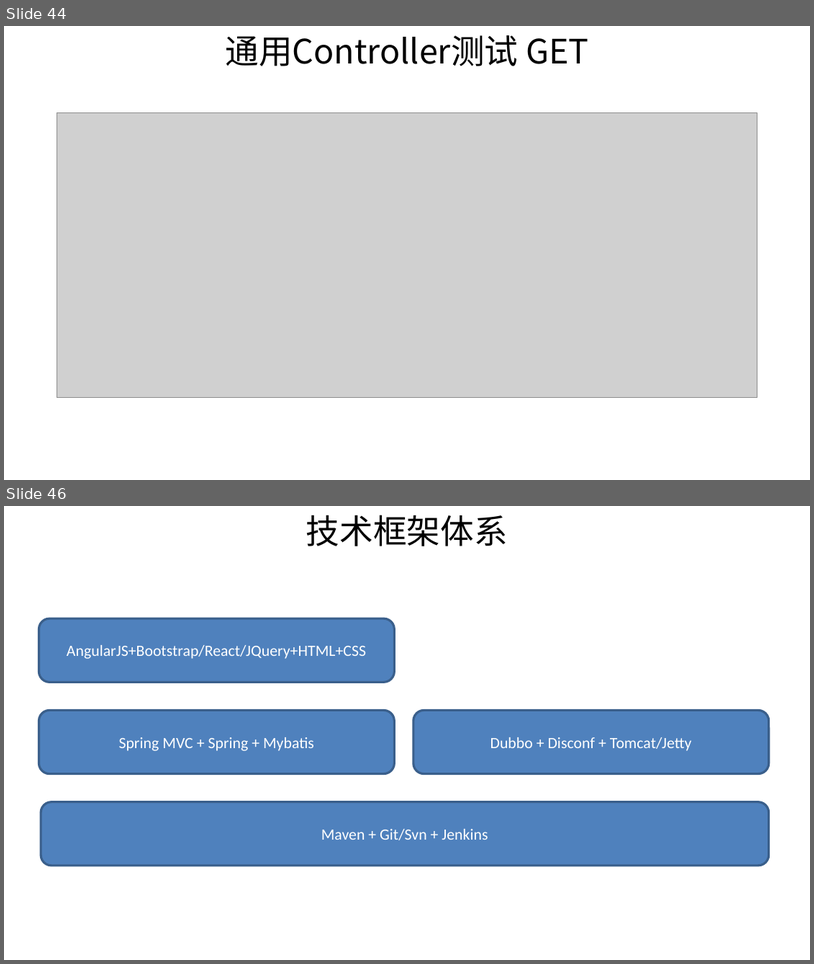
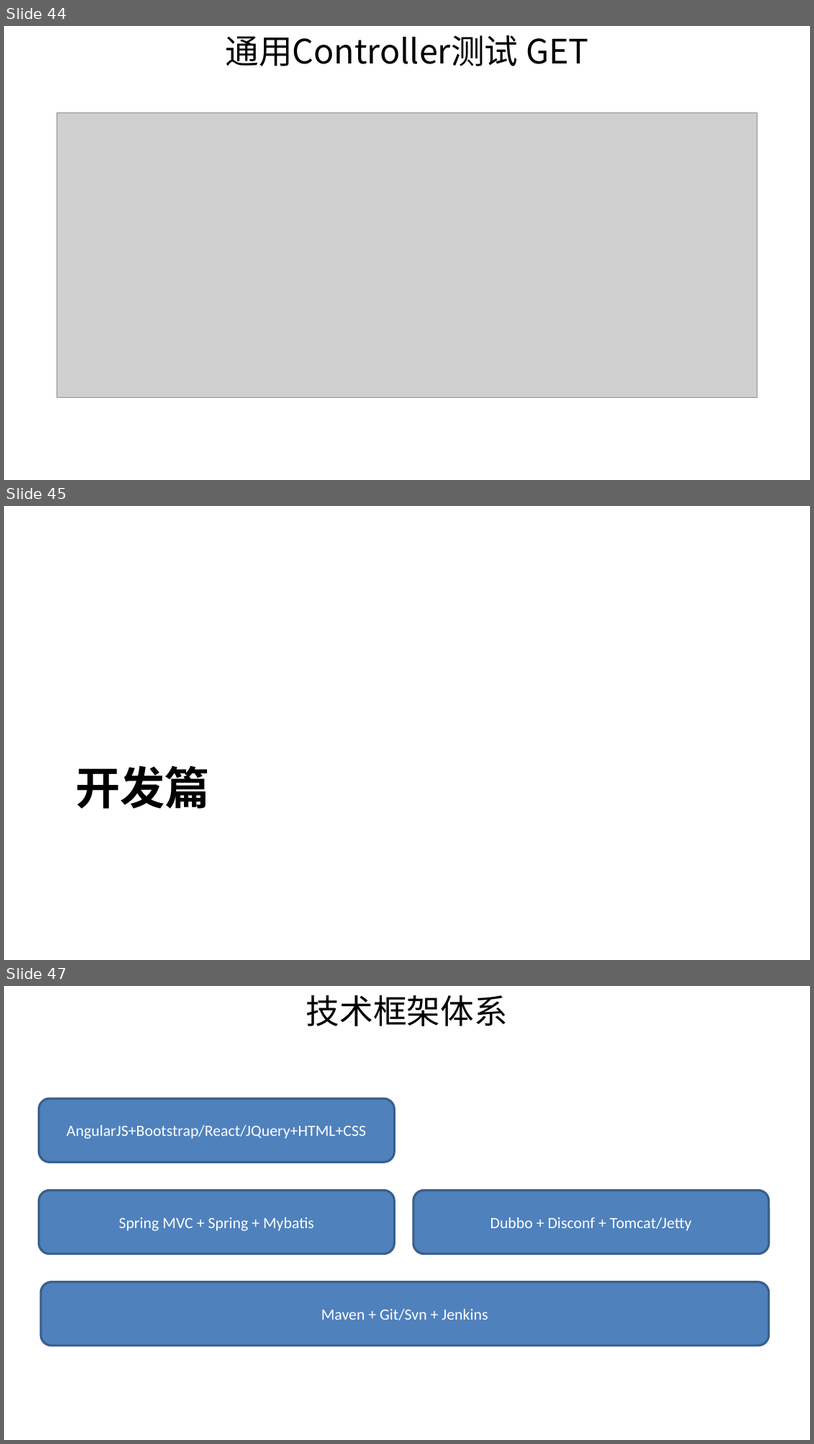
Before and after one commit to shiyunlai/tistools, a slide deck: readme/TIStools.pptx. Shown one above the other, each under a label of ours: slides 44 and 46 before the commit, slides 44, 45 and 47 after it; the slides between them are not shown. The pictures are 814x964 and 814x1444 pixels, drawn with LibreOffice and Linux fonts; fonts in the diff are those of the drawing; grey boxes stand for pictures. Boxes give left, top, right and bottom in pixels: in the first picture for what was removed or moved away, otherwise in the second. Text is boxed around its words. In the diff, an @@ line names an element or a change of style, - is before the commit and + after.

```diff
--- a/readme/TIStools.pptx
+++ b/readme/TIStools.pptx
@@ slide 45 added at [4, 506, 810, 960], background #FFFFFF @@
@@ title added at [76, 765, 211, 808], 40 pt, text #000000, bold @@
+开发篇
@@ what was slide 46 is now slide 47 @@
```
Also in this commit, not shown: 1 slide changed, 5 other slides added.
